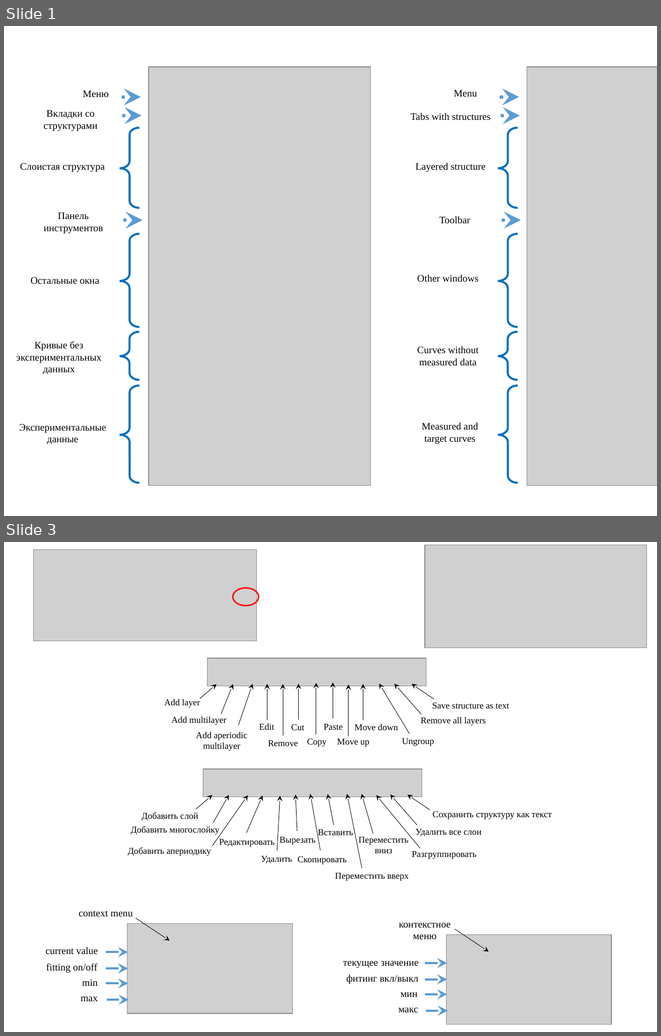
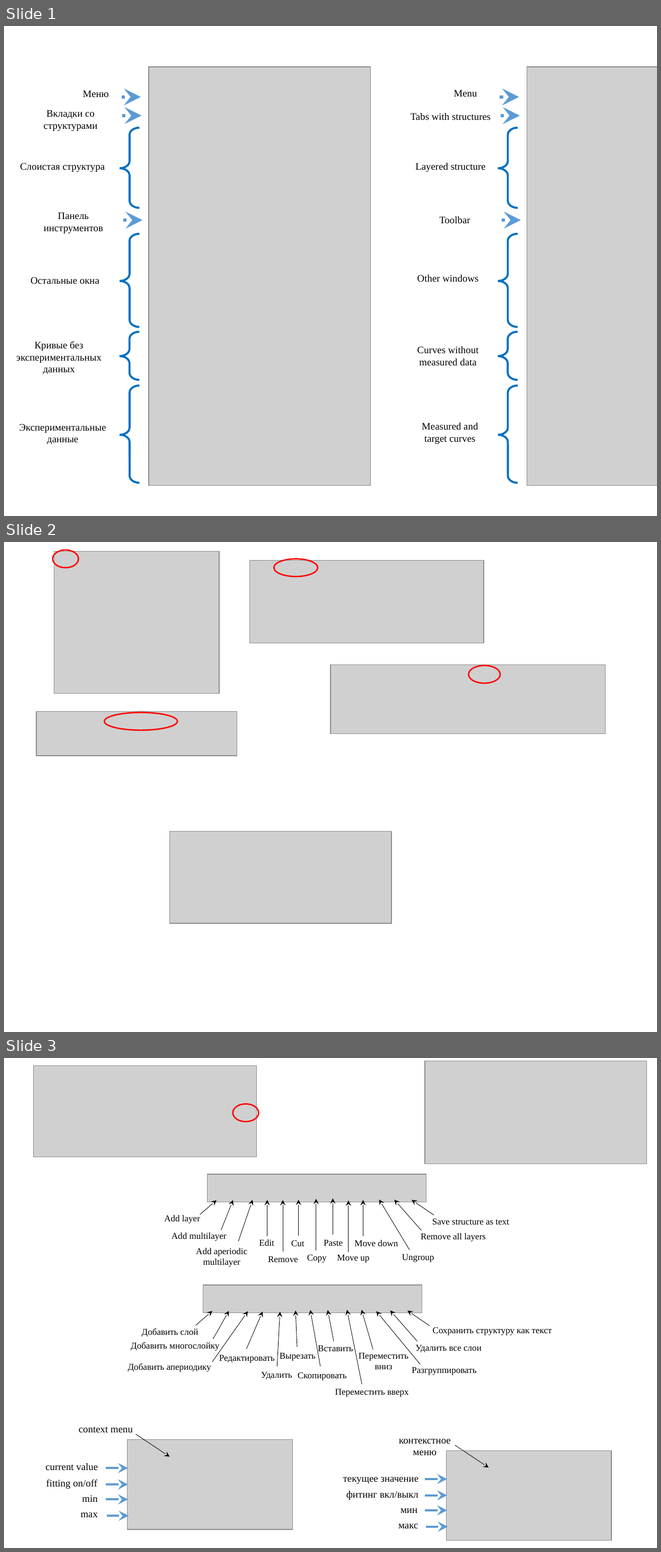
Before and after one commit to svech/Multifitting, a slide deck: manual/Pictures 2.0/Pictures 2.0.pptx. Shown one above the other, each under a label of ours: slides 1 and 3 before the commit, slides 1, 2 and 3 after it; the slides between them are not shown. The pictures are 661x1036 and 661x1552 pixels, drawn with LibreOffice and Linux fonts; fonts in the diff are those of the drawing; grey boxes stand for pictures. Boxes give left, top, right and bottom in pixels: in the first picture for what was removed or moved away, otherwise in the second. Text is boxed around its words. In the diff, an @@ line names an element or a change of style, - is before the commit and + after.

```diff
--- a/manual/Pictures 2.0/Pictures 2.0.pptx
+++ b/manual/Pictures 2.0/Pictures 2.0.pptx
@@ slide 2 added at [4, 542, 657, 1032], background #FFFFFF @@
@@ ellipse added at [52, 550, 78, 567], outline #FF0000 1.5 pt @@
@@ picture added at [54, 551, 220, 694] @@
@@ picture added at [249, 560, 483, 643] @@
@@ ellipse added at [274, 559, 317, 576], outline #FF0000 1.5 pt @@
@@ picture added at [330, 665, 606, 733] @@
@@ ellipse added at [468, 665, 500, 683], outline #FF0000 1.5 pt @@
@@ picture added at [36, 711, 237, 756] @@
@@ ellipse added at [105, 713, 178, 730], outline #FF0000 1.5 pt @@
@@ picture added at [170, 831, 392, 923] @@
```
Also in this commit, not shown: 1 slide removed, 2 other files.
